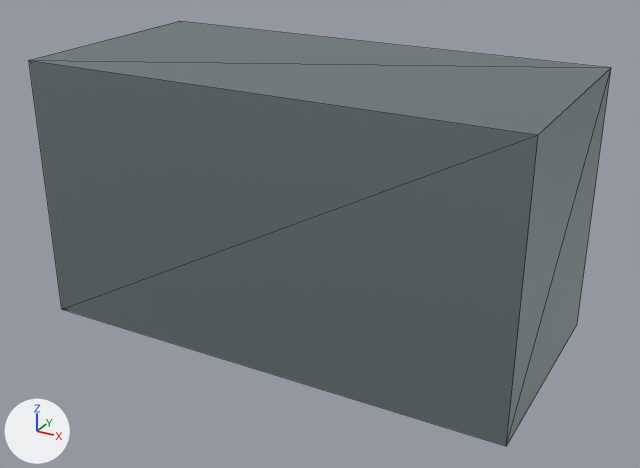
An edit to the glTF model assets/richer-library/assets/container.glb, drawn before and after from the same camera.
Both versions are drawn from a 50 mm camera at (1.8, -3.22, 2.04) aimed at (0.05, -0.05, 0.46). The axes (+X, +Y, +Z) are drawn at lower left. The lights are the same throughout. The older version comes first. Mesh edges are drawn as thin lines. Vertices at exactly the same position are counted once.
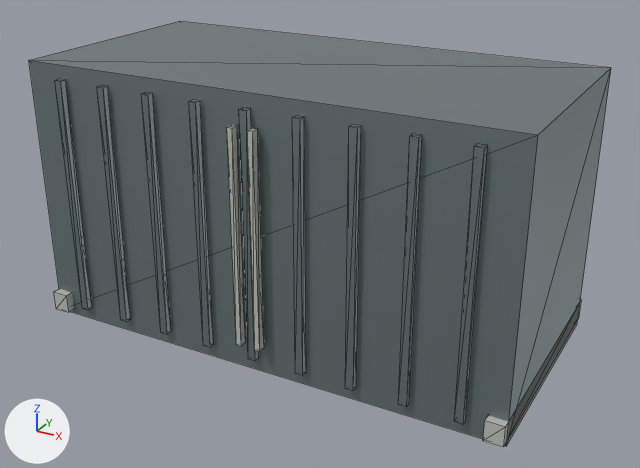
Changed parts and their boxes (x1, y1, x2, y2) in the pictures (640 x 468 px):
```json
{"object": "Mesh_0", "change": "reshaped", "before": [29, 21, 611, 446], "after": [29, 21, 611, 447]}
{"part": 1, "of": "me_mesh_0", "change": "added", "after": [55, 79, 92, 310]}
{"part": 2, "of": "me_mesh_0", "change": "added", "after": [97, 85, 130, 322]}
{"part": 3, "of": "me_mesh_0", "change": "added", "after": [141, 92, 171, 334]}
{"part": 4, "of": "me_mesh_0", "change": "added", "after": [189, 100, 214, 347]}
{"part": 5, "of": "me_mesh_0", "change": "added", "after": [239, 107, 259, 361]}
{"part": 6, "of": "me_mesh_0", "change": "added", "after": [292, 116, 306, 375]}
{"part": 7, "of": "me_mesh_0", "change": "added", "after": [345, 124, 361, 390]}
{"part": 8, "of": "me_mesh_0", "change": "added", "after": [398, 134, 422, 407]}
{"part": 9, "of": "me_mesh_0", "change": "added", "after": [454, 144, 487, 424]}
{"part": 10, "of": "me_mesh_0", "change": "added", "after": [54, 289, 74, 312]}
{"part": 11, "of": "me_mesh_0", "change": "added", "after": [483, 299, 582, 447]}
{"part": 12, "of": "me_mesh_0", "change": "added", "after": [227, 125, 246, 346]}
{"part": 13, "of": "me_mesh_0", "change": "added", "after": [247, 128, 264, 352]}
```

Scene script edits in JSON lines:
```json
{"op": "add", "block": "mat_mk_stone", "code": ["mat_mk_stone = principled_material('mk_stone')", "mat_mk_stone.base_color = (0.51, 0.53, 0.48)  # light grey #bdc0b8", "mat_mk_stone.roughness = 0.85"]}
{"block": "me_mesh_0", "where": "# used by ob_mesh_0; location = (0.0, 0.0, 0.0)"}
{"op": "remove", "block": "me_mesh_0", "code": "me_mesh_0.from_pydata(...)  # 8 vertices, 12 faces; spans x -1.1..1.1, y -0.52..0.52, z 0.0..1.2"}
{"op": "add", "block": "me_mesh_0", "code": "me_mesh_0.from_pydata(...)  # 184 vertices, 276 faces; spans x -1.1..1.1, y -0.58..0.56, z 0.0..1.2"}
{"block": "me_mesh_0", "change": "me_mesh_0 part 1: a new loose piece, a box spanning x -0.938..-0.902, y -0.552..-0.524, z 0.06..1.14, in mat_mk_metal (grey #869597)"}
{"block": "me_mesh_0", "change": "me_mesh_0 part 2: a new loose piece, a box spanning x -0.707..-0.673, y -0.552..-0.524, z 0.06..1.14, in mat_mk_metal (grey #869597)"}
{"block": "me_mesh_0", "change": "me_mesh_0 part 3: a new loose piece, a box spanning x -0.477..-0.442, y -0.552..-0.524, z 0.06..1.14, in mat_mk_metal (grey #869597)"}
{"block": "me_mesh_0", "change": "me_mesh_0 part 4: a new loose piece, a box spanning x -0.248..-0.213, y -0.552..-0.524, z 0.06..1.14, in mat_mk_metal (grey #869597)"}
{"block": "me_mesh_0", "change": "me_mesh_0 part 5: a new loose piece, a box spanning x -0.018..0.018, y -0.552..-0.524, z 0.06..1.14, in mat_mk_metal (grey #869597)"}
{"block": "me_mesh_0", "change": "me_mesh_0 part 6: a new loose piece, a box spanning x 0.213..0.248, y -0.552..-0.524, z 0.06..1.14, in mat_mk_metal (grey #869597)"}
{"block": "me_mesh_0", "change": "me_mesh_0 part 7: a new loose piece, a box spanning x 0.442..0.477, y -0.552..-0.524, z 0.06..1.14, in mat_mk_metal (grey #869597)"}
{"block": "me_mesh_0", "change": "me_mesh_0 part 8: a new loose piece, a box spanning x 0.673..0.707, y -0.552..-0.524, z 0.06..1.14, in mat_mk_metal (grey #869597)"}
{"block": "me_mesh_0", "change": "me_mesh_0 part 9: a new loose piece, a box spanning x 0.902..0.938, y -0.552..-0.524, z 0.06..1.14, in mat_mk_metal (grey #869597)"}
{"block": "me_mesh_0", "change": "me_mesh_0 part 10: a new loose piece, a box spanning x -1.1..-1.02, y -0.56..0.56, z 0.02..0.11, in mat_mk_stone (light grey #bdc0b8)"}
{"block": "me_mesh_0", "change": "me_mesh_0 part 11: a new loose piece, a box spanning x 1.02..1.1, y -0.56..0.56, z 0.02..0.11, in mat_mk_stone (light grey #bdc0b8)"}
{"block": "me_mesh_0", "change": "me_mesh_0 part 12: a new loose piece, a box spanning x -0.058..-0.032, y -0.577..-0.543, z 0.13..1.07, in mat_mk_stone (light grey #bdc0b8)"}
{"block": "me_mesh_0", "change": "me_mesh_0 part 13: a new loose piece, a box spanning x 0.032..0.058, y -0.577..-0.543, z 0.13..1.07, in mat_mk_stone (light grey #bdc0b8)"}
{"block": "me_mesh_0", "change": "other edits to the shape of me_mesh_0 do not show in these pictures"}
{"op": "add", "block": "me_mesh_0", "code": "me_mesh_0.materials.append(mat_mk_stone)  # light grey #bdc0b8"}
```
